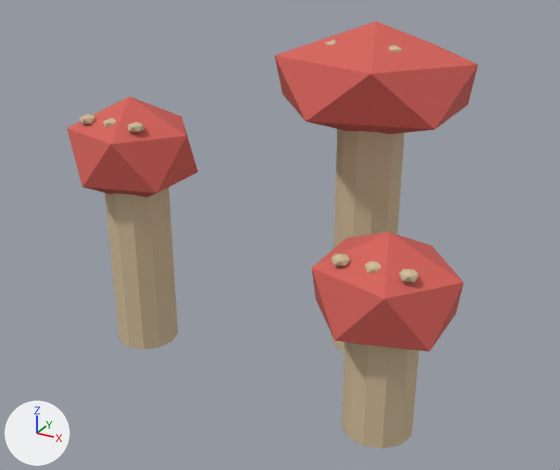
The glTF model public/assets/props/mushroom.glb, before and after one commit.
Before and after are seen from a 50 mm lens placed at (0.488, -0.879, 0.611), pointed at (0.021, -0.029, 0.186). Arrows for +X, +Y and +Z are at lower left; the lights stay in place. The older version comes first. Vertices at exactly the same position are counted once.

Objects in the first picture: 'cap_0', 'cap_1', 'cap_2', 'spot_0_0', 'spot_1_0', 'spot_1_2', 'spot_2_0', 'stalk_0', 'stalk_1', 'stalk_2' and 4 more.
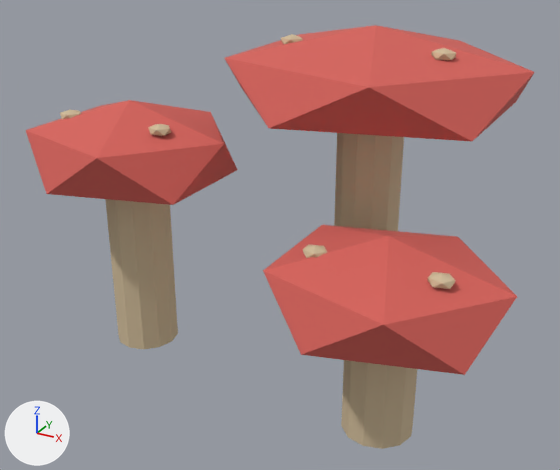
Boxes (x1, y1, x2, y2) around the edits, measured in the pictures (560 x 470 px):
'cap_2', rescaled (67% wider, 25% taller): before (312, 232, 464, 352); after (263, 225, 517, 375)
'cap_1', rescaled (52% wider): before (275, 21, 478, 134); after (224, 25, 534, 141)
'cap_0', rescaled (61% wider): before (67, 96, 198, 197); after (26, 100, 238, 205)
'spot_2_0', moved: before (331, 254, 350, 266); after (302, 244, 327, 258)
'spot_1_2', moved: before (389, 45, 402, 52); after (431, 48, 456, 61)
'spot_0_0', moved: before (80, 114, 95, 124); after (60, 109, 81, 119)
'spot_1_0', moved: before (325, 40, 335, 45); after (281, 34, 303, 44)

Patch to the scene script:
```diff
--- a/public/assets/props/mushroom.glb.py
+++ b/public/assets/props/mushroom.glb.py
@@ me_icosphere @@
 # used by ob_cap_0; location = (-0.18, -0.08, 0.29)
-me_icosphere.from_pydata(...)  # 12 vertices, 20 faces; spans x -0.089..0.089, y -0.077..0.077, z -0.075..0.075
+me_icosphere.from_pydata(...)  # 12 vertices, 20 faces; spans x -0.148..0.148, y -0.123..0.123, z -0.07..0.07
+# me_icosphere part 1: the whole mesh is scaled about its middle by (1.65, 1.61, 0.933)
 me_icosphere.materials.append(mat_mushroom_red)
@@ me_icosphere_004 @@
 # used by ob_cap_1; location = (0.11, 0.06, 0.39)
-me_icosphere_004.from_pydata(...)  # 12 vertices, 20 faces; spans x -0.134..0.134, y -0.111..0.111, z -0.075..0.075
+me_icosphere_004.from_pydata(...)  # 12 vertices, 20 faces; spans x -0.201..0.201, y -0.166..0.166, z -0.07..0.07
+# me_icosphere_004 part 2: the whole mesh is scaled about its middle by (1.5, 1.5, 0.933)
 me_icosphere_004.materials.append(mat_mushroom_red)
@@ me_icosphere_008 @@
 # used by ob_cap_2; location = (0.21, -0.12, 0.19)
-me_icosphere_008.from_pydata(...)  # 12 vertices, 20 faces; spans x -0.089..0.089, y -0.077..0.077, z -0.075..0.075
+me_icosphere_008.from_pydata(...)  # 12 vertices, 20 faces; spans x -0.148..0.148, y -0.123..0.123, z -0.07..0.07
+# me_icosphere_008 part 3: the whole mesh is scaled about its middle by (1.65, 1.61, 0.933)
 me_icosphere_008.materials.append(mat_mushroom_red)
@@ ob_spot_0_0 @@
 ob_spot_0_0 = bpy.data.objects.new('spot_0_0', me_icosphere_001)
-ob_spot_0_0.location = (-0.22, -0.12, 0.338)
+ob_spot_0_0.location = (-0.254, -0.115, 0.338)
@@ ob_spot_1_0 @@
 ob_spot_1_0 = bpy.data.objects.new('spot_1_0', me_icosphere_005)
-ob_spot_1_0.location = (0.07, 0.02, 0.438)
+ob_spot_1_0.location = (0.009, 0.025, 0.438)
@@ ob_spot_1_2 @@
 ob_spot_1_2 = bpy.data.objects.new('spot_1_2', me_icosphere_007)
-ob_spot_1_2.location = (0.15, 0.02, 0.438)
+ob_spot_1_2.location = (0.211, 0.025, 0.438)
@@ ob_spot_2_0 @@
 ob_spot_2_0 = bpy.data.objects.new('spot_2_0', me_icosphere_009)
-ob_spot_2_0.location = (0.17, -0.16, 0.238)
+ob_spot_2_0.location = (0.136, -0.155, 0.238)
```
